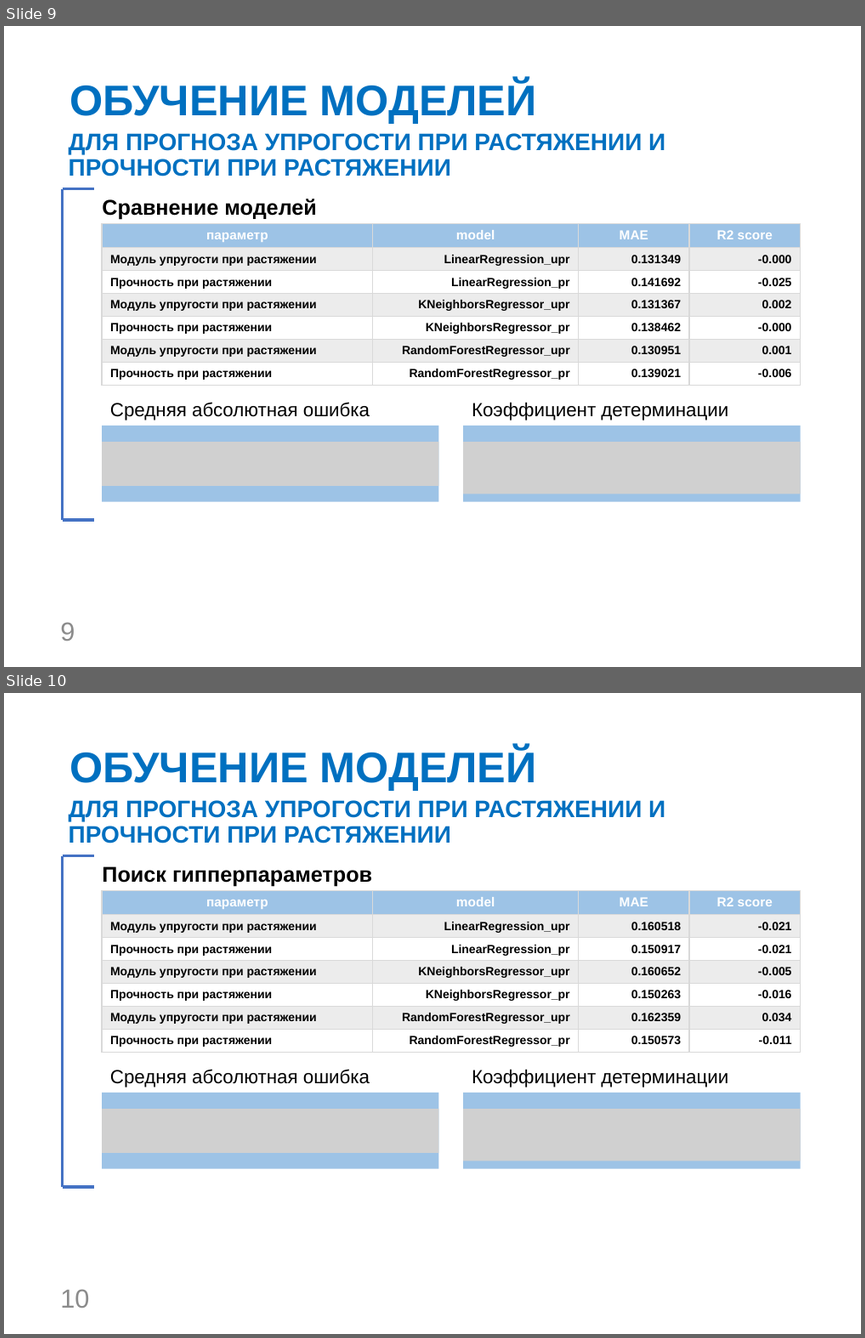
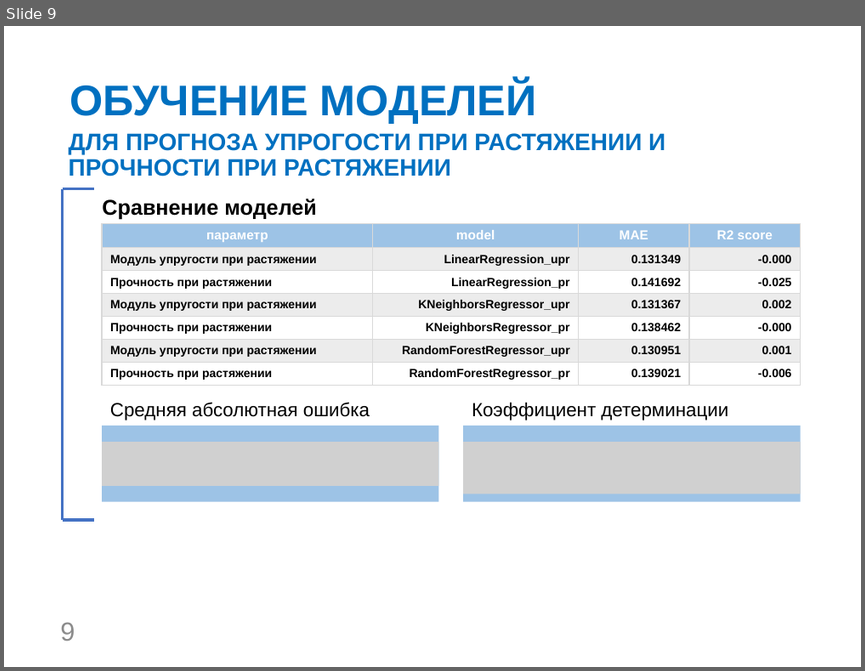
Before and after one commit to KhEvgeniy/VKR, a slide deck: VKR_Kholmanskiy_EI.pptx. Shown one above the other, each under a label of ours: slides 9 and 10 before the commit, slide 9 after it. The pictures are 865x1338 and 865x671 pixels, drawn with LibreOffice and Linux fonts; fonts in the diff are those of the drawing; grey boxes stand for pictures; background and template pictures are left out. Boxes give left, top, right and bottom in pixels: in the first picture for what was removed or moved away, otherwise in the second. Text is boxed around its words. In the diff, an @@ line names an element or a change of style, - is before the commit and + after.

```diff
--- a/VKR_Kholmanskiy_EI.pptx
+++ b/VKR_Kholmanskiy_EI.pptx
@@ slide 10 removed at [4,693,861,1334], background #FFFFFF @@
@@ title removed at [69,748,537,791] @@
-ОБУЧЕНИЕ МОДЕЛЕЙ
@@ text removed at [69,800,665,843] @@
-ДЛЯ ПРОГНОЗА УПРОГОСТИ ПРИ РАСТЯЖЕНИИ И ПРОЧНОСТИ ПРИ РАСТЯЖЕНИИ
@@ line removed from (63, 856) to (94, 856) @@
@@ line removed from (63, 856) to (63, 1187) @@
@@ text removed at [102,866,372,886] @@
-Поиск гипперпараметров
@@ table removed at [102,890,799,1051], 7 rows, 4 columns @@
-параметр | model | MAE | R2 score
-Модуль упругости при растяжении | LinearRegression_upr | 0.160518 | -0.021
-Прочность при растяжении | LinearRegression_pr | 0.150917 | -0.021
-Модуль упругости при растяжении | KNeighborsRegressor_upr | 0.160652 | -0.005
-Прочность при растяжении | KNeighborsRegressor_pr | 0.150263 | -0.016
-Модуль упругости при растяжении | RandomForestRegressor_upr | 0.162359 | 0.034
-Прочность при растяжении | RandomForestRegressor_pr | 0.150573 | -0.011
@@ text removed at [110,1069,370,1087] @@
-Средняя абсолютная ошибка
@@ text removed at [472,1069,728,1087] @@
-Коэффициент детерминации
@@ rectangle removed at [102,1093,438,1168] @@
@@ rectangle removed at [463,1093,800,1168] @@
@@ picture removed at [102,1109,438,1152] @@
@@ picture removed at [463,1109,800,1161] @@
@@ line removed from (63, 1187) to (94, 1187) @@
@@ page number removed at [60,1289,89,1308] @@
-10
```
Also in this commit, not shown: 3 slides added, 7 other slides removed.
